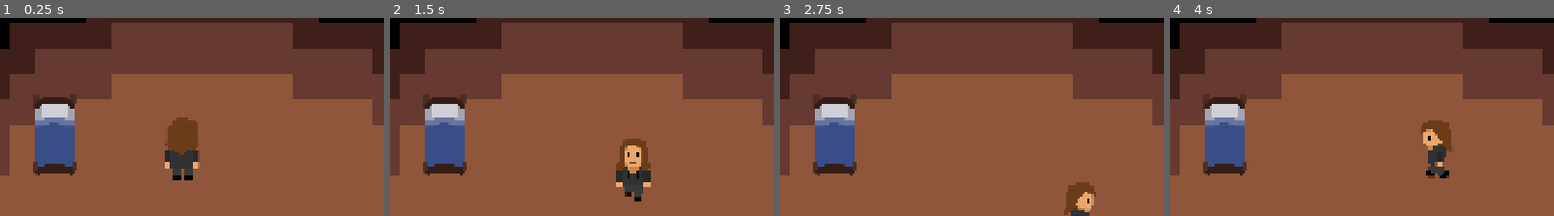
Above: before the commit, frames 1-4 (left to right).
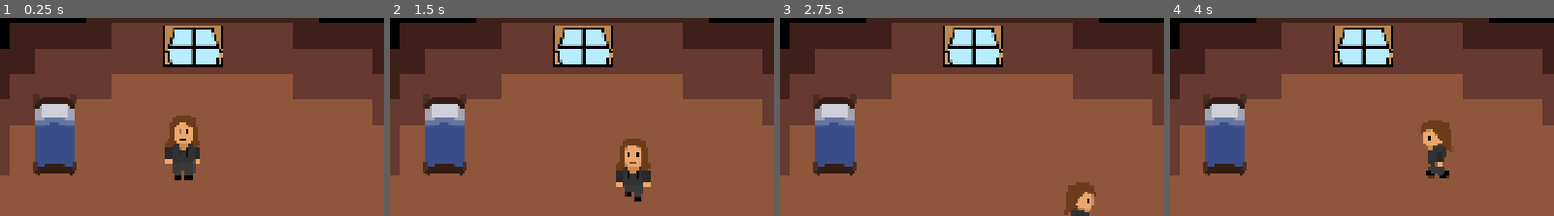
Above: after the commit, the same moments.

Repository: etper/pimpek-rpg-game
Game: Godot game, scene res://main.tscn
The game is run twice, just before and just after one commit, with the same random seed, the same clock (stepped at 60 frames per second) and the same inputs.
Inputs:
- Up to frame 1 (0.25 s): no input
- Up to frame 2 (1.5 s): tap Enter at 0.5 s; hold D (move_right) 0.53-1.28 s; tap Z (interact) at 0.6 s; hold S (move_down) from 1.28 s (still down); tap Shift (sprint) at 1.35 s
- Up to frame 3 (2.75 s): release S (move_down) at 2.03 s; hold D (move_right) from 2.03 s (still down); tap Z (interact) at 2.1 s
- Up to frame 4 (4 s): release D (move_right) at 2.78 s; hold W (move_up) 2.78-3.53 s; tap Shift (sprint) at 2.85 s; hold A (move_left) from 3.53 s (still down); tap Z (interact) at 3.6 s
The pictures show only the part of the screen within x 15-65%, y 7-57%; the shares and areas given below are measured in that part.

The runs differ from the first frame. In frame 1, 4.4% of the frame differs, in the area x 42-59%, y 3-82%; in frame 2, 3.3%; in frame 3, 3.3%; in frame 4, 3.3%.

Commit message:
content update - window

Diff:
--- a/main.tscn
+++ b/main.tscn
@@ -8,6 +8,7 @@
 [ext_resource type="Texture2D" uid="uid://cpl3rdfirur6m" path="res://sprites/bed.png" id="6_5vw27"]
 [ext_resource type="Script" uid="uid://breseuph2k751" path="res://scripts/events/event_command.gd" id="7_5vw27"]
 [ext_resource type="Script" uid="uid://dqkdu1jl2bi1e" path="res://scripts/events/dialogue_event.gd" id="8_kek77"]
+[ext_resource type="Texture2D" uid="uid://b3rq65ifbyo20" path="res://sprites/window.png" id="9_kek77"]
 
 [sub_resource type="TileSetAtlasSource" id="TileSetAtlasSource_5vw27"]
 texture = ExtResource("1_5vw27")
@@ -106,7 +107,12 @@
 
 [sub_resource type="Resource" id="Resource_7mycd"]
 script = ExtResource("8_kek77")
-text = "Im not sleepy"
+text = "Nie jestem spiacy"
+metadata/_custom_type_script = "uid://dqkdu1jl2bi1e"
+
+[sub_resource type="Resource" id="Resource_kek77"]
+script = ExtResource("8_kek77")
+text = "Coz za piekny dzien!"
 metadata/_custom_type_script = "uid://dqkdu1jl2bi1e"
 
 [node name="Main" type="Node2D" unique_id=1148531345]
@@ -125,11 +131,10 @@
 
 [node name="DialogueBox" type="Panel" parent="UI" unique_id=728410776]
 visible = false
-custom_maximum_size = Vector2(1600, 180)
 offset_left = 27.0
 offset_top = 781.0
-offset_right = 1627.0
-offset_bottom = 961.0
+offset_right = 1889.0
+offset_bottom = 1047.0
 
 [node name="MarginContainer" type="MarginContainer" parent="UI/DialogueBox" unique_id=604527061]
 layout_mode = 0
@@ -158,4 +163,9 @@
 [node name="CollisionShape2D" parent="Bed" index="2" unique_id=931893703]
 scale = Vector2(0.89208364, 1.4976672)
 
+[node name="Window" parent="." unique_id=1726131768 instance=ExtResource("3_h2yge")]
+position = Vector2(760, 234)
+sprite = ExtResource("9_kek77")
+events = Array[ExtResource("7_5vw27")]([SubResource("Resource_kek77")])
+
 [editable path="Bed"]
--- a/scenes/player.tscn
+++ b/scenes/player.tscn
@@ -12,7 +12,7 @@
 
 [node name="AnimatedSprite2D" type="AnimatedSprite2D" parent="." unique_id=776353048]
 sprite_frames = ExtResource("1_4flbx")
-animation = &"walk_up"
+animation = &"idle_down"
 
 [node name="InteractionArea" type="Area2D" parent="." unique_id=103461104]
 
Binary file changed: sprites/pimpekWalk.png
Binary file added: sprites/window.png
Not shown, added: sprites/window.png.import
